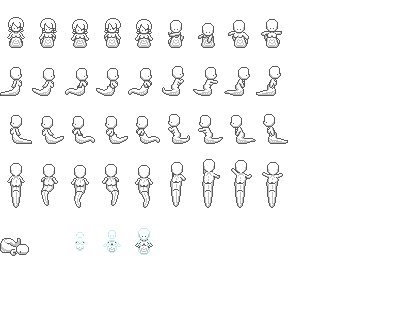
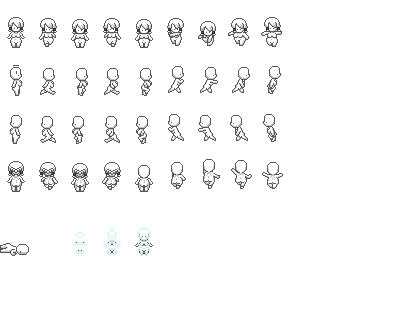
Layers edited between the first and the second 416×320 image:
painted on "Zöpfe" over left=8, top=17, right=281, bottom=178
hid "Snake Tail" over left=0, top=35, right=288, bottom=256
showed "Legs" over left=0, top=37, right=279, bottom=256
